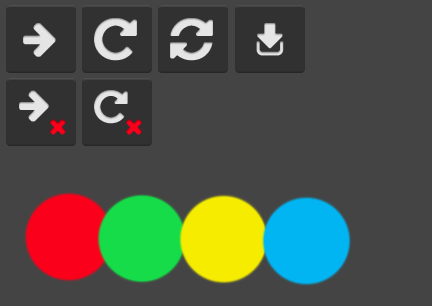
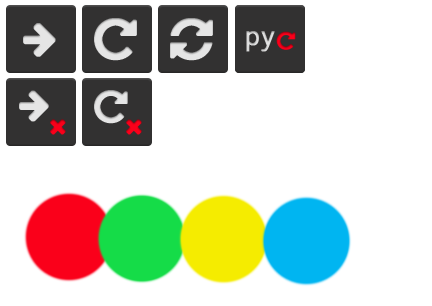
The second 432x306 image is a revision of the first. Changes to its layers:
added group "icon_reload_modules" with 4 layers above "import" over [235, 5, 305, 73]
added group "Group 1" (1st of 7, in "icon_reload_modules") with 2 layers in group "icon_reload_modules" over [246, 31, 296, 52]
added layer (unnamed layer) (1st of 7, in "icon_reload_modules" › "Group 1") in group "Group 1" over [276, 31, 296, 50]
added layer "py" in group "Group 1" over [246, 31, 275, 52]
added layer "Rounded Rectangle 2" (1st of 7, in "icon_reload_modules") in group "icon_reload_modules" over [235, 5, 305, 73]
hid "Background" over [0, 0, 432, 306]
